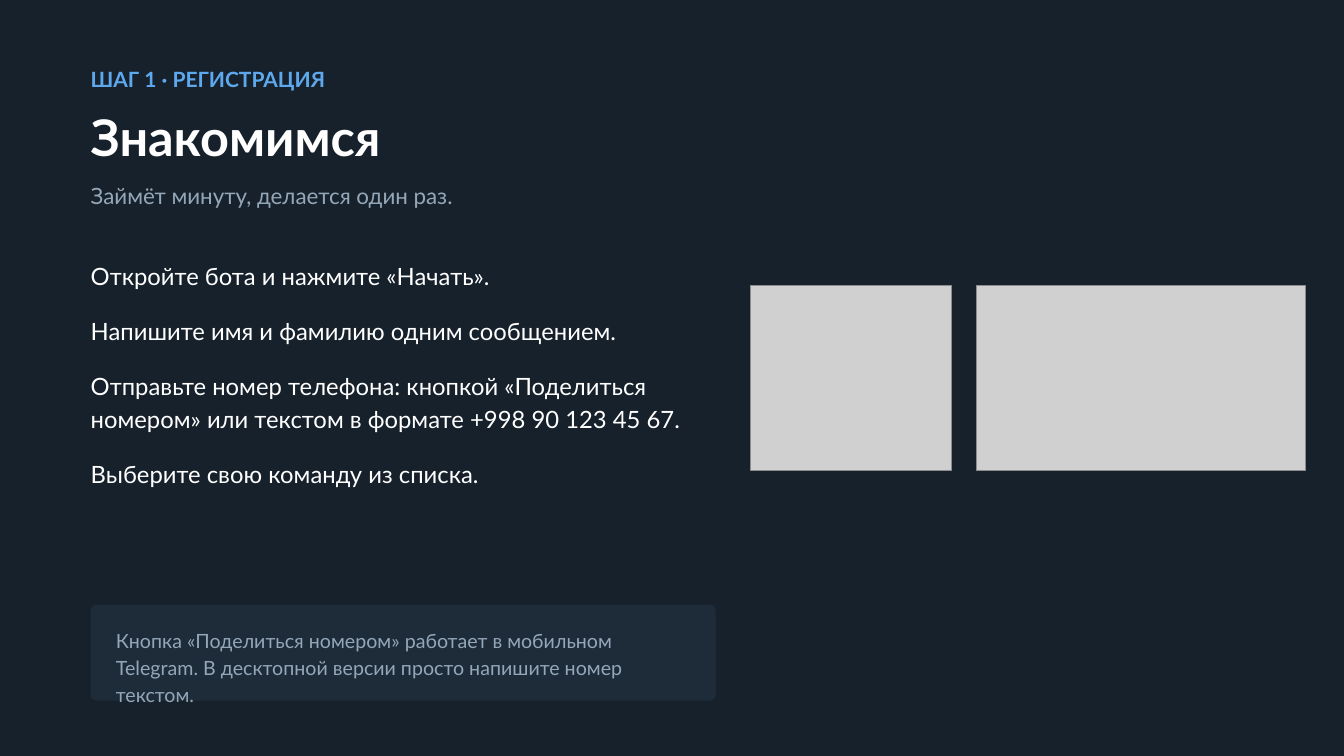
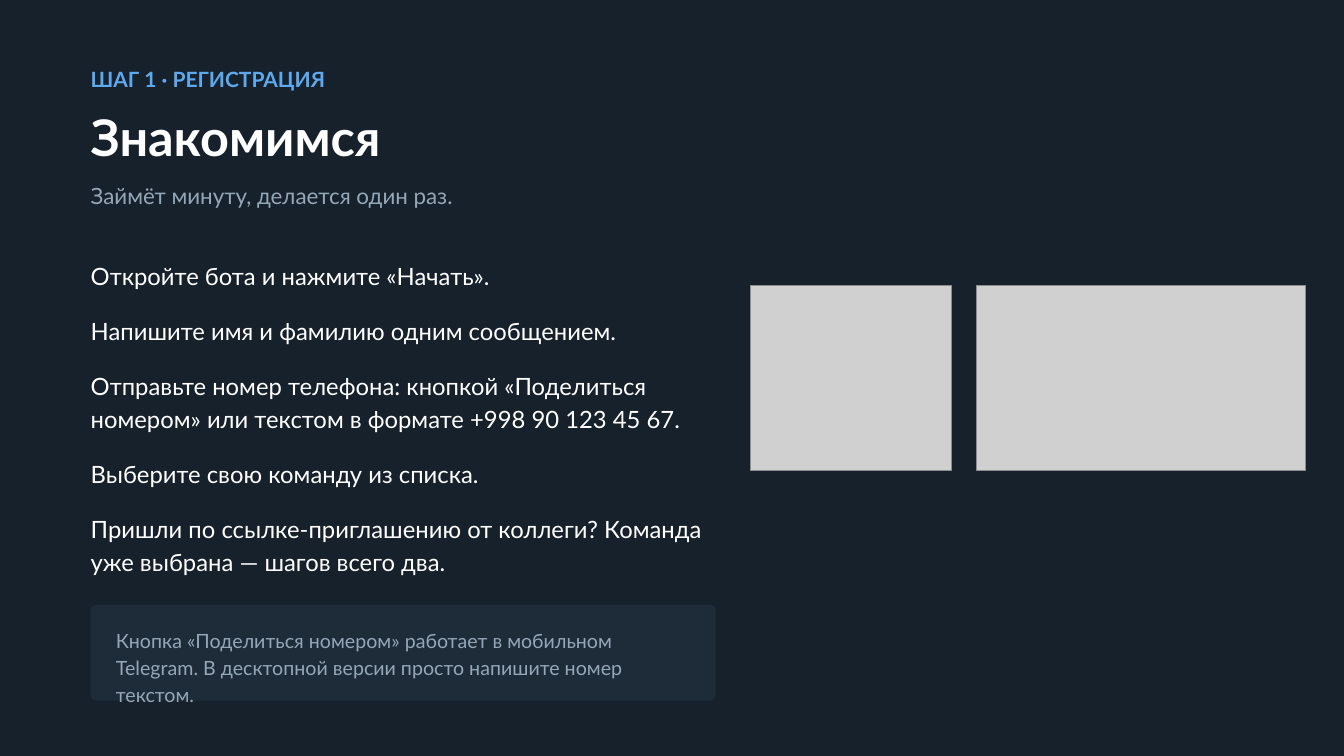
Before and after one commit to ekzotik-inc/we_grow_dobro, a slide deck: slide 4 of data/Марафон_добрых_дел_для_участников.pptx. Drawn at 1344x756 pixels with LibreOffice and Linux fonts; fonts in the diff are those of the drawing; grey boxes stand for pictures. Boxes give left, top, right and bottom in pixels: in the first picture for what was removed or moved away, otherwise in the second. Text is boxed around its words. In the diff, an @@ line names an element or a change of style, - is before the commit and + after.

```diff
--- a/data/Марафон_добрых_дел_для_участников.pptx
+++ b/data/Марафон_добрых_дел_для_участников.pptx
@@ text at (91, 520, 701, 575): paragraph added @@
+Пришли по ссылке-приглашению от коллеги? Команда уже выбрана — шагов всего два.
```
Also in this commit, not shown: 1 other slide changed, 16 other files.
